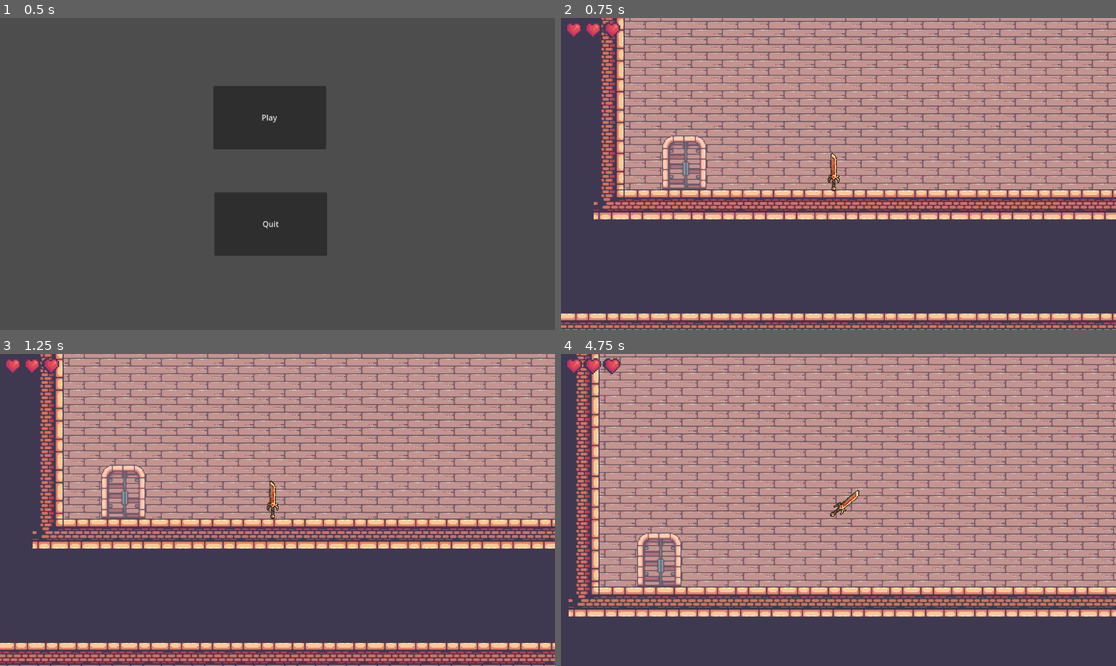
Above: before the commit, frames 1-4 (two rows, left to right).
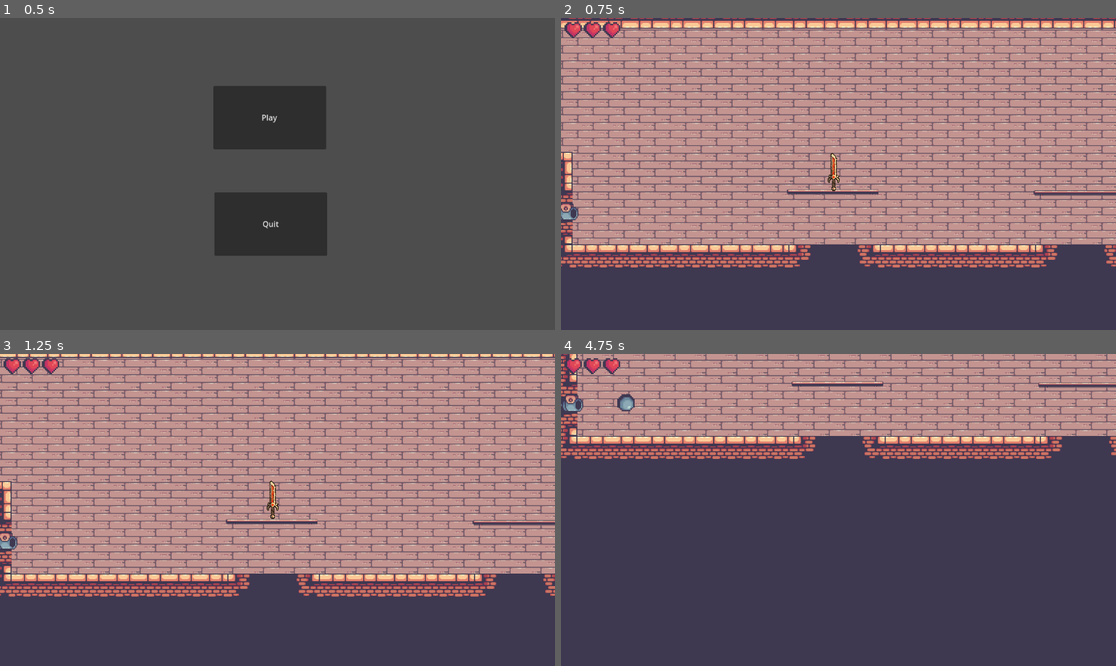
Above: after the commit, the same moments.

Repository: DonTangen/KnifeFight
Game: Godot game, scene res://scenes/title_screen.tscn
Same seed, same stepped clock (60 frames per second), same inputs: the game is played once before the commit and once after it.
Inputs (mouse positions are in pixels of both pictures, inside the frame that each line leads up to):
- Up to frame 1 (0.5 s): no input
- Up to frame 2 (0.75 s): click "Play" at 0.5 s
- Up to frame 3 (1.25 s): no input
- Up to frame 4 (4.75 s): move the mouse to (960, 494) at 1.27 s; hold W (rotate_right) 1.28-2.78 s; click (960, 494) at 1.35 s; tap Space (jump) at 1.52, 1.55, 1.82, 2.1, 2.27, 2.57, 3.05, 3.77, 4.07, 4.52, 4.55 s; move the mouse to (727, 525) at 2.02 s; click (727, 525) at 2.3 s; move the mouse to (894, 441) at 2.77 s; hold S (rotate_left) 2.78-3.53 s; click (894, 441) at 2.85 s; move the mouse to (810, 572) at 3.52 s; hold W (rotate_right) from 3.53 s (still down); right-click (810, 572) at 3.6 s; click (810, 572) at 3.8 s; move the mouse to (1005, 556) at 4.27 s; click (1005, 556) at 4.35 s

Frame 1 is identical in both runs. In frame 2, 53% of the frame differs, in the area x 0-100%, y 0-100%; in frame 3, 52%; in frame 4, 65%, in the area x 0-100%, y 0-85%.

Commit message:
chore: updates

Diff:
--- a/scenes/boss_level.tscn
+++ b/scenes/boss_level.tscn
@@ -1,12 +1,14 @@
-[gd_scene load_steps=16 format=4 uid="uid://dlee154hh2ku8"]
+[gd_scene load_steps=18 format=4 uid="uid://dlee154hh2ku8"]
 
 [ext_resource type="PackedScene" uid="uid://bwjlqx13ye2sy" path="res://scenes/sword_player.tscn" id="1_dr3y7"]
 [ext_resource type="Texture2D" uid="uid://cordc2owd3p8y" path="res://assets/Sprites/14-TileSets/Terrain (32x32).png" id="2_giyyb"]
 [ext_resource type="Texture2D" uid="uid://dxclxjclegx28" path="res://assets/Sprites/14-TileSets/Decorations (32x32).png" id="3_wic6m"]
-[ext_resource type="PackedScene" uid="uid://mttjrlqvcdbf" path="res://scenes/one_way_platform_big.tscn" id="4_bj1kl"]
-[ext_resource type="PackedScene" path="res://scenes/one_way_platform_small.tscn" id="5_lnexk"]
+[ext_resource type="PackedScene" uid="uid://brodjchsu5qsm" path="res://scenes/one_way_platform_big.tscn" id="4_bj1kl"]
+[ext_resource type="PackedScene" uid="uid://1ooyai65ai6p" path="res://scenes/one_way_platform_small.tscn" id="5_lnexk"]
 [ext_resource type="Texture2D" uid="uid://bdb31i5bhluqj" path="res://assets/32 Free Weapon Icons/Icons/Iicon_32_22.png" id="6_h63d3"]
-[ext_resource type="AudioStream" uid="uid://bxodl0gj7xg3v" path="res://assets/Music/GameJamAwesomeHook.mp3" id="7_dbq2h"]
+[ext_resource type="AudioStream" uid="uid://cwo73jr6nshm7" path="res://assets/Music/AwesomeFinalDraftGJ.mp3" id="7_h6vfi"]
+[ext_resource type="PackedScene" uid="uid://cuukk8xcyfkac" path="res://scenes/door.tscn" id="8_orv6b"]
+[ext_resource type="PackedScene" uid="uid://biaed4vdyyi1j" path="res://scenes/lives.tscn" id="9_1yuum"]
 
 [sub_resource type="TileSetAtlasSource" id="TileSetAtlasSource_1t80d"]
 texture = ExtResource("2_giyyb")
@@ -291,15 +293,15 @@
 position = Vector2(128, -224)
 
 [node name="SwordPlayer" parent="." instance=ExtResource("1_dr3y7")]
-position = Vector2(-64, -73)
+position = Vector2(-186, -39)
 
 [node name="MovingParticles" type="GPUParticles2D" parent="SwordPlayer"]
 show_behind_parent = true
-material = SubResource("ShaderMaterial_xbypm")
+material = SubResource("ShaderMaterial_qtosp")
 position = Vector2(0, -14)
 rotation = -0.785398
 emitting = false
-process_material = SubResource("ParticleProcessMaterial_etdpw")
+process_material = SubResource("ParticleProcessMaterial_hf1ar")
 texture = ExtResource("6_h63d3")
 speed_scale = 2.75
 
@@ -313,8 +315,14 @@
 
 [node name="Music" type="AudioStreamPlayer2D" parent="SwordPlayer"]
 position = Vector2(46, 264)
-stream = ExtResource("7_dbq2h")
+stream = ExtResource("7_h6vfi")
 autoplay = true
+bus = &"Music"
 
 [node name="OneWayPlatformBig" parent="." instance=ExtResource("4_bj1kl")]
 position = Vector2(8, -152)
+
+[node name="Door" parent="." instance=ExtResource("8_orv6b")]
+position = Vector2(-187, -60)
+
+[node name="CanvasLayer" parent="." instance=ExtResource("9_1yuum")]
--- a/scenes/door.tscn
+++ b/scenes/door.tscn
@@ -1,21 +1,28 @@
-[gd_scene load_steps=16 format=3 uid="uid://cuukk8xcyfkac"]
+[gd_scene load_steps=17 format=3 uid="uid://cuukk8xcyfkac"]
 
-[ext_resource type="Script" path="res://Scripts/Door.gd" id="1_8e634"]
-[ext_resource type="Texture2D" uid="uid://d4l3f5urfklcc" path="res://assets/Sprites/11-Door/Closiong (46x56).png" id="2_0k0mc"]
+[ext_resource type="Script" path="res://scripts/door.gd" id="1_bombb"]
 [ext_resource type="Texture2D" uid="uid://8iposrk3sqb8" path="res://assets/Sprites/11-Door/Idle.png" id="3_ebgtd"]
 [ext_resource type="Texture2D" uid="uid://bf7pmvwts1dsi" path="res://assets/Sprites/11-Door/Opening (46x56).png" id="4_0mn3q"]
 
-[sub_resource type="AtlasTexture" id="AtlasTexture_wg7pf"]
-atlas = ExtResource("2_0k0mc")
-region = Rect2(0, 0, 46, 56)
+[sub_resource type="AtlasTexture" id="AtlasTexture_o6n70"]
+atlas = ExtResource("4_0mn3q")
+region = Rect2(184, 0, 46, 56)
 
-[sub_resource type="AtlasTexture" id="AtlasTexture_hqyvk"]
-atlas = ExtResource("2_0k0mc")
+[sub_resource type="AtlasTexture" id="AtlasTexture_y6532"]
+atlas = ExtResource("4_0mn3q")
+region = Rect2(138, 0, 46, 56)
+
+[sub_resource type="AtlasTexture" id="AtlasTexture_qp5w5"]
+atlas = ExtResource("4_0mn3q")
+region = Rect2(92, 0, 46, 56)
+
+[sub_resource type="AtlasTexture" id="AtlasTexture_2ut1a"]
+atlas = ExtResource("4_0mn3q")
 region = Rect2(46, 0, 46, 56)
 
-[sub_resource type="AtlasTexture" id="AtlasTexture_3u7y5"]
-atlas = ExtResource("2_0k0mc")
-region = Rect2(92, 0, 46, 56)
+[sub_resource type="AtlasTexture" id="AtlasTexture_acsof"]
+atlas = ExtResource("4_0mn3q")
+region = Rect2(0, 0, 46, 56)
 
 [sub_resource type="AtlasTexture" id="AtlasTexture_12nwt"]
 atlas = ExtResource("3_ebgtd")
@@ -45,17 +52,23 @@
 animations = [{
 "frames": [{
 "duration": 1.0,
-"texture": SubResource("AtlasTexture_wg7pf")
+"texture": SubResource("AtlasTexture_o6n70")
 }, {
 "duration": 1.0,
-"texture": SubResource("AtlasTexture_hqyvk")
+"texture": SubResource("AtlasTexture_y6532")
 }, {
 "duration": 1.0,
-"texture": SubResource("AtlasTexture_3u7y5")
+"texture": SubResource("AtlasTexture_qp5w5")
+}, {
+"duration": 1.0,
+"texture": SubResource("AtlasTexture_2ut1a")
+}, {
+"duration": 1.0,
+"texture": SubResource("AtlasTexture_acsof")
 }],
 "loop": false,
 "name": &"Closing",
-"speed": 6.0
+"speed": 10.0
 }, {
 "frames": [{
 "duration": 1.0,
@@ -89,17 +102,23 @@
 [sub_resource type="RectangleShape2D" id="RectangleShape2D_8ecxq"]
 size = Vector2(32, 49)
 
-[node name="Door" type="Area2D"]
-script = ExtResource("1_8e634")
+[node name="door" type="Area2D"]
+script = ExtResource("1_bombb")
 
 [node name="AnimatedSprite2D" type="AnimatedSprite2D" parent="."]
 sprite_frames = SubResource("SpriteFrames_6ciei")
-animation = &"Opening"
+animation = &"Closing"
+frame = 4
+frame_progress = 1.0
 
 [node name="DoorShape" type="CollisionShape2D" parent="."]
 position = Vector2(0, 3.5)
 shape = SubResource("RectangleShape2D_8ecxq")
 
+[node name="Timer" type="Timer" parent="."]
+one_shot = true
+
 [connection signal="area_entered" from="." to="." method="_on_area_entered"]
 [connection signal="area_exited" from="." to="." method="_on_area_exited"]
 [connection signal="body_entered" from="." to="." method="_on_body_entered"]
+[connection signal="timeout" from="Timer" to="." method="_on_timer_timeout"]
--- a/scenes/killzone.tscn
+++ b/scenes/killzone.tscn
@@ -7,7 +7,7 @@
 script = ExtResource("1_h5lxf")
 
 [node name="Timer" type="Timer" parent="."]
-wait_time = 0.6
+wait_time = 3.0
 one_shot = true
 
 [connection signal="body_entered" from="." to="." method="_on_body_entered"]
--- a/scenes/player_kill.tscn
+++ b/scenes/player_kill.tscn
@@ -3,6 +3,7 @@
 [ext_resource type="Script" path="res://scripts/player_kill.gd" id="1_3xq8v"]
 
 [node name="PlayerKill" type="Area2D"]
+z_index = 1
 script = ExtResource("1_3xq8v")
 
 [connection signal="body_entered" from="." to="." method="_on_body_entered"]
--- a/scenes/projectile.tscn
+++ b/scenes/projectile.tscn
@@ -1,10 +1,11 @@
-[gd_scene load_steps=4 format=3 uid="uid://btj3hclwokfda"]
+[gd_scene load_steps=5 format=3 uid="uid://btj3hclwokfda"]
 
 [ext_resource type="Script" path="res://scripts/projectile.gd" id="1_gevd1"]
 [ext_resource type="Texture2D" uid="uid://qmtjr0jl40kj" path="res://assets/Sprites/10-Cannon/Cannon Ball.png" id="2_11f33"]
+[ext_resource type="PackedScene" uid="uid://upe0adekrunx" path="res://scenes/killzone.tscn" id="3_lgg5h"]
 
 [sub_resource type="CircleShape2D" id="CircleShape2D_yihm7"]
-radius = 6.40312
+radius = 5.0
 
 [node name="Projectile" type="CharacterBody2D"]
 z_index = 2
@@ -13,14 +14,10 @@
 slide_on_ceiling = false
 script = ExtResource("1_gevd1")
 
-[node name="Area2D" type="Area2D" parent="."]
-collision_mask = 2
-collision_priority = 0.0
+[node name="Killzone" parent="." instance=ExtResource("3_lgg5h")]
 
-[node name="CollisionShape2D" type="CollisionShape2D" parent="Area2D"]
-shape = SubResource("CircleShape2D_yihm7")
-
-[node name="CollisionShape2D" type="CollisionShape2D" parent="."]
+[node name="CollisionShape2D2" type="CollisionShape2D" parent="Killzone"]
+z_index = -1
 shape = SubResource("CircleShape2D_yihm7")
 
 [node name="Life" type="Timer" parent="."]
@@ -28,9 +25,17 @@
 autostart = true
 
 [node name="CannonBall2" type="Sprite2D" parent="."]
-position = Vector2(-6.75, -4.5)
-scale = Vector2(0.965909, 0.964286)
+position = Vector2(-5, -3.5)
+scale = Vector2(0.746, 0.744)
 texture = ExtResource("2_11f33")
 
-[connection signal="body_shape_entered" from="Area2D" to="." method="_on_area_2d_body_shape_entered"]
+[node name="Rays" type="Node" parent="."]
+
+[node name="RayCast2D" type="RayCast2D" parent="Rays"]
+target_position = Vector2(-8, 0)
+
+[node name="RayCast2D2" type="RayCast2D" parent="Rays"]
+target_position = Vector2(8, 0)
+
+[connection signal="body_shape_entered" from="Killzone" to="." method="_on_killzone_body_shape_entered"]
 [connection signal="timeout" from="Life" to="." method="_on_life_timeout"]
--- a/scenes/sword_player.tscn
+++ b/scenes/sword_player.tscn
@@ -8,8 +8,12 @@
 friction = 0.25
 
 [sub_resource type="CapsuleShape2D" id="CapsuleShape2D_tfob8"]
-radius = 5.0
-height = 39.598
+radius = 4.0
+height = 40.0
+
+[sub_resource type="CapsuleShape2D" id="CapsuleShape2D_n2jew"]
+radius = 8.0
+height = 46.0
 
 [node name="SwordPlayer" type="RigidBody2D"]
 z_index = 5
@@ -32,10 +36,13 @@
 shape = SubResource("CapsuleShape2D_tfob8")
 
 [node name="PlayerKill" parent="." instance=ExtResource("3_xbclv")]
+position = Vector2(9, 1)
 
-[node name="CollisionShape2Dwide" type="CollisionShape2D" parent="PlayerKill"]
-position = Vector2(0, -15)
-shape = SubResource("CapsuleShape2D_tfob8")
+[node name="Hurtbox" type="CollisionShape2D" parent="PlayerKill"]
+z_index = -2
+position = Vector2(-9, -17)
+shape = SubResource("CapsuleShape2D_n2jew")
+debug_color = Color(0.98815, 0, 0.305211, 0.42)
 
 [node name="RayCasts" type="Node2D" parent="."]
 
@@ -113,6 +120,10 @@
 wait_time = 0.104
 one_shot = true
 
+[node name="Timer2" type="Timer" parent="."]
+wait_time = 0.2
+one_shot = true
+
 [connection signal="body_entered" from="." to="." method="_on_body_entered"]
-[connection signal="body_entered" from="PlayerKill" to="." method="_on_player_kill_body_entered"]
 [connection signal="timeout" from="Timer" to="." method="_on_timer_timeout"]
+[connection signal="timeout" from="Timer2" to="." method="_on_timer_2_timeout"]
--- a/scenes/tutorial.tscn
+++ b/scenes/tutorial.tscn
@@ -273,10 +273,10 @@
 
 [node name="Door" parent="." instance=ExtResource("2_e4ppc")]
 z_index = 1
-position = Vector2(504, -389)
+position = Vector2(509, -389)
 
 [node name="SwordPlayer" parent="." instance=ExtResource("1_00xxu")]
-position = Vector2(659, -376)
+position = Vector2(393, -49)
 
 [node name="MovingParticles" type="GPUParticles2D" parent="SwordPlayer"]
 show_behind_parent = true
--- a/scripts/Door.gd
+++ b/scripts/Door.gd
@@ -1,23 +1,29 @@
 extends Area2D
 
+@onready var timer: Timer = $Timer
+@onready var animated_sprite: AnimatedSprite2D = $AnimatedSprite2D
 var tutorial = load("res://scenes/tutorial.tscn")
 #const level2 = get_tree().change_scene_to_file("res://scenes/tutorial.tscn")
 var boss_level = load("res://scenes/boss_level.tscn")
 var on_door = 0
+var new_scene = 0
 
-func _process(delta: float) -> void:
+func _process(_delta: float) -> void:
 	if Input.is_action_just_pressed("attack-deflect") and on_door == 1:
-		print("tried to open door")
-		print(get_tree().get_root())
 		if get_tree().current_scene.name == "tutorial":
-			print("changing level")
-			get_tree().change_scene_to_file("res://scenes/boss_level.tscn")
+			animated_sprite.play("Opening")
+			timer.start()
+	if new_scene == 0:
+		animated_sprite.play("Closing")
+	new_scene = 1
 
 
-
-func _on_area_entered(area: Area2D) -> void:
+func _on_area_entered(_area: Area2D) -> void:
 	on_door = 1
 
 
-func _on_area_exited(area: Area2D) -> void:
+func _on_area_exited(_area: Area2D) -> void:
 	on_door = 0
+
+func _on_timer_timeout() -> void:
+	get_tree().change_scene_to_file("res://scenes/boss_level.tscn")
--- a/scripts/killzone.gd
+++ b/scripts/killzone.gd
@@ -4,6 +4,14 @@
 
 func _on_body_entered(body: Node2D) -> void:
 	print("HIT")
-	Livescounter.lives -= 1
+	if Livescounter.invincibility == 0:
+		Livescounter.invincibility = 1
+		Livescounter.lives -= 1
+		timer.start()
 	if Livescounter.lives == 0:
 		body.get_node("CollisionShape2D").queue_free()
+
+
+
+func _on_timer_timeout() -> void:
+	Livescounter.invincibility = 0
--- a/scripts/livescounter.gd
+++ b/scripts/livescounter.gd
@@ -1,3 +1,4 @@
 extends Sprite2D
 
 var lives = 3
+var invincibility = 0
--- a/scripts/projectile.gd
+++ b/scripts/projectile.gd
@@ -1,6 +1,8 @@
 extends CharacterBody2D
 
 @export var SPEED = 80
+@onready var ray_cast: RayCast2D = $Rays/RayCast2D
+@onready var ray_cast_2: RayCast2D = $Rays/RayCast2D2
 
 var dir : float
 var spawnPos : Vector2
@@ -11,13 +13,13 @@
 	global_rotation = spawnRot
 
 func _physics_process(_delta: float) -> void:
+	if ray_cast.is_colliding() or ray_cast_2.is_colliding():
+		queue_free()
 	velocity = Vector2(-SPEED,0).rotated(dir)
 	move_and_slide()
 
-func _on_area_2d_body_shape_entered(_body_rid: RID, _body: Node2D, _body_shape_index: int, _local_shape_index: int) -> void:
-	print("hit")
+func _on_life_timeout() -> void:
 	queue_free()
 
-func _on_life_timeout() -> void:
-	print("time out")
+func _on_killzone_body_shape_entered(_body_rid: RID, _body: Node2D, _body_shape_index: int, _local_shape_index: int) -> void:
 	queue_free()
--- a/scripts/sword_player.gd
+++ b/scripts/sword_player.gd
@@ -14,6 +14,10 @@
 var timer_expired = 0
 var is_stuck = 0
 var is_charging = 0
+var prev_lives = 3
+var blink = 0
+var taking_damage = 0
+var timer2_started = 0
 
 @onready var rb: RigidBody2D = $"."
 @onready var sprite: Sprite2D = $Sprite2D
@@ -35,6 +39,7 @@
 @onready var ray_cast_13: RayCast2D = $RayCasts/RayCast2D13
 @onready var ray_cast_14: RayCast2D = $RayCasts/RayCast2D14
 @onready var timer: Timer = $Timer
+@onready var timer2: Timer = $Timer2
 @onready var moving_particles: GPUParticles2D = $MovingParticles
 
 func _integrate_forces(_state: PhysicsDirectBodyState2D) -> void:
@@ -47,36 +52,48 @@
 
 	match n:
 		1:
-			if not (ray_cast.is_colliding() or ray_cast_2.is_colliding() or ray_cast_6.is_colliding()):
+			if not (ray_cast.is_colliding() or ray_cast_2.is_colliding() or ray_cast_6.is_colliding() or ray_cast_7.is_colliding() or ray_cast_8.is_colliding() or ray_cast_9.is_colliding() or ray_cast_13.is_colliding()):
 				self.rotation_degrees += attack_rotation / 6.0
 			n = 2
 		2:
-			if not (ray_cast.is_colliding() or ray_cast_2.is_colliding() or ray_cast_6.is_colliding()):
+			if not (ray_cast.is_colliding() or ray_cast_2.is_colliding() or ray_cast_6.is_colliding() or ray_cast_7.is_colliding() or ray_cast_8.is_colliding() or ray_cast_9.is_colliding() or ray_cast_13.is_colliding()):
 				self.rotation_degrees += attack_rotation / 6.0
 			n = 3
 		3:
-			if not (ray_cast.is_colliding() or ray_cast_2.is_colliding() or ray_cast_6.is_colliding()):
+			if not (ray_cast.is_colliding() or ray_cast_2.is_colliding() or ray_cast_6.is_colliding() or ray_cast_7.is_colliding() or ray_cast_8.is_colliding() or ray_cast_9.is_colliding() or ray_cast_13.is_colliding()):
 				self.rotation_degrees += attack_rotation / 6.0
 			n = 4
 		4:
-			if not (ray_cast.is_colliding() or ray_cast_2.is_colliding() or ray_cast_6.is_colliding()):
+			if not (ray_cast.is_colliding() or ray_cast_2.is_colliding() or ray_cast_6.is_colliding() or ray_cast_7.is_colliding() or ray_cast_8.is_colliding() or ray_cast_9.is_colliding() or ray_cast_13.is_colliding()):
 				self.rotation_degrees += attack_rotation / 6.0
 			n = 5
 		5:
-			if not (ray_cast.is_colliding() or ray_cast_2.is_colliding() or ray_cast_6.is_colliding()):
+			if not (ray_cast.is_colliding() or ray_cast_2.is_colliding() or ray_cast_6.is_colliding() or ray_cast_7.is_colliding() or ray_cast_8.is_colliding() or ray_cast_9.is_colliding() or ray_cast_13.is_colliding()):
 				self.rotation_degrees += attack_rotation / 6.0
 			n = 6
 		6:
-			if not (ray_cast.is_colliding() or ray_cast_2.is_colliding() or ray_cast_6.is_colliding()):
+			if not (ray_cast.is_colliding() or ray_cast_2.is_colliding() or ray_cast_6.is_colliding() or ray_cast_7.is_colliding() or ray_cast_8.is_colliding() or ray_cast_9.is_colliding() or ray_cast_13.is_colliding()):
 				self.rotation_degrees += attack_rotation / 6.0
 			n = 0
+			Livescounter.invincibility = 0
 			moving_particles.amount = 8
 			moving_particles.emitting = false
 
 	# Fail-safe check for on death collision logic
 	if is_instance_valid(collision_shape):
+		if is_lunging == 1:
+			Livescounter.invincibility = 1
+		else:
+			Livescounter.invincibility = 0
+		if is_charging == 1:
+			self.linear_velocity = Vector2.ZERO
+			self.angular_velocity = 0
+			self.gravity_scale = 0
+			collision_shape.set_deferred("disabled", true)
+		else:
+			collision_shape.set_deferred("disabled", false)
 		# Rotation
-		if Input.is_action_pressed("rotate_left") and is_stuck == 0:
+		if Input.is_action_pressed("rotate_left") and is_stuck == 0 and !is_charging and !is_lunging:
 			self.freeze = false
 			moving_particles.emitting = false
 			self.gravity_scale = 1
@@ -84,7 +101,7 @@
 				if not ray_cast.is_colliding():
 					self.rotation_degrees += rotation_speed
 					self.angular_velocity = 2
-		if Input.is_action_pressed("rotate_right") and is_stuck == 0:
+		if Input.is_action_pressed("rotate_right") and is_stuck == 0 and !is_charging and !is_lunging:
 			self.freeze = false
 			moving_particles.emitting = false
 			self.gravity_scale = 1
@@ -95,7 +112,7 @@
 
 
 		# Handle jump.
-		if Input.is_action_just_pressed("jump"):
+		if Input.is_action_just_pressed("jump") and !is_charging and !is_lunging:
 			reset_position()
 			self.freeze = false
 			self.gravity_scale = 1
@@ -106,7 +123,7 @@
 
 
 		# Sword Swing
-		if Input.is_action_just_pressed("attack-deflect") and is_stuck == 0:
+		if Input.is_action_just_pressed("attack-deflect") and is_stuck == 0 and !is_charging and !is_lunging:
 			if n == 0:
 				moving_particles.emitting = true
 				moving_particles.amount_ratio = 4
@@ -114,6 +131,7 @@
 					self.rotation_degrees += attack_rotation / 6.0
 					self.angular_velocity = 7
 					n = 1
+					Livescounter.invincibility = 1
 
 
 		# Lunging Attack
@@ -162,10 +180,18 @@
 			moving_particles.emitting = false
 			timer_expired = 0
 
+		if Livescounter.lives != prev_lives:
+			taking_damage = 1
+
+		if taking_damage == 1 and timer2_started == 0:
+			take_damage()
 
 		# Apply movement
-		if direction: self.apply_force(velocity, Vector2(0,0))
-		else: self.apply_force(-velocity, Vector2(0,0))
+		if !is_charging:
+			if direction: self.apply_force(velocity, Vector2(0,0))
+			else: self.apply_force(-velocity, Vector2(0,0))
+
+		prev_lives = Livescounter.lives
 
 	# On death mechanics
 	if not is_instance_valid(collision_shape):
@@ -177,12 +203,6 @@
 	#print("is lunging")
 	#print(is_lunging)
 
-func _on_player_kill_body_entered(body: Node2D) -> void:
-	if Input.is_action_just_pressed("attack-deflect"):
-		if (ray_cast.is_colliding() or ray_cast_7.is_colliding() or ray_cast_8.is_colliding() or ray_cast_9.is_colliding()):
-			body.queue_free()
-
-
 func _on_timer_timeout() -> void:
 	timer_expired = 1
 	reset_position()
@@ -190,3 +210,44 @@
 func reset_position():
 	var sword_node = get_node("Sprite2D")
 	sword_node.position = Vector2(0, 0)
+
+func take_damage():
+	if blink == 0:
+		sprite.hide()
+		timer2.start()
+		timer2_started = 1
+	if blink == 1:
+		sprite.show()
+		timer2.start()
+		timer2_started = 1
+	if blink == 2:
+		sprite.hide()
+		timer2.start()
+		timer2_started = 1
+	if blink == 3:
+		sprite.show()
+		timer2.start()
+		timer2_started = 1
+	if blink == 4:
+		sprite.hide()
+		timer2.start()
+		timer2_started = 1
+	if blink == 5:
+		sprite.show()
+		timer2.start()
+		timer2_started = 1
+	if blink == 6:
+		sprite.hide()
+		timer2.start()
+		timer2_started = 1
+	if blink == 7:
+		sprite.show()
+		timer2.start()
+		timer2_started = 1
+	if blink > 7:
+		taking_damage = 0
+		blink = 0
+
+func _on_timer_2_timeout() -> void:
+	timer2_started = 0
+	blink += 1
Not shown: 2 places in scenes/boss_level.tscn that only renumber resources
Not shown: 3 places in scenes/game.tscn that only renumber resources
Not shown: 1 places in scenes/sword_player.tscn that only renumber resources
